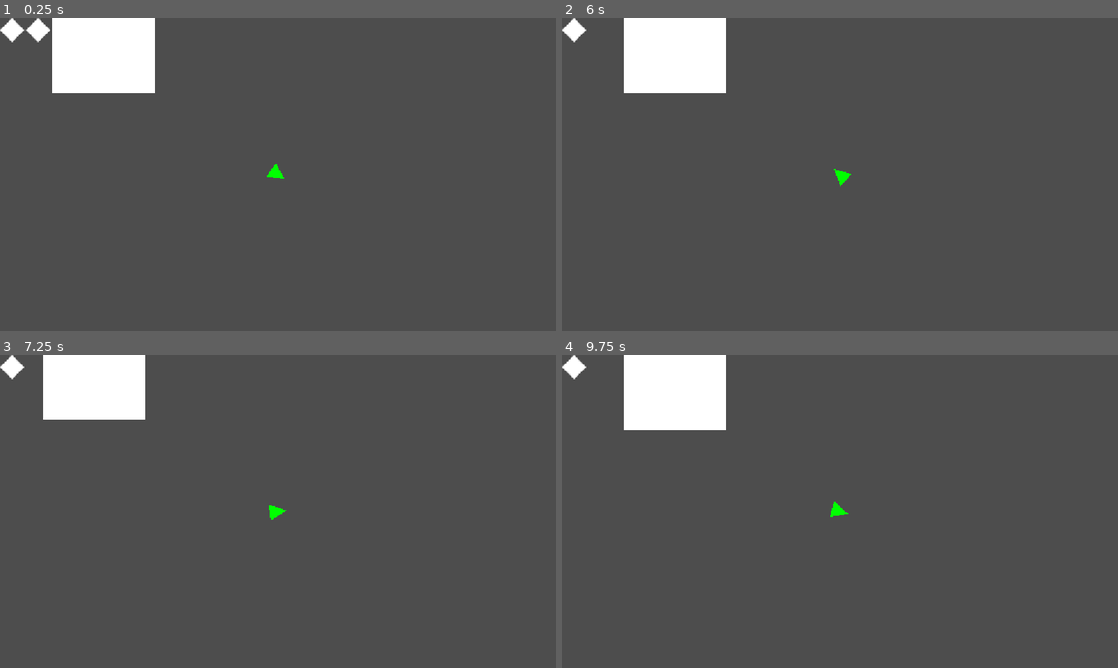
Above: before the commit, frames 1-4 (two rows, left to right).
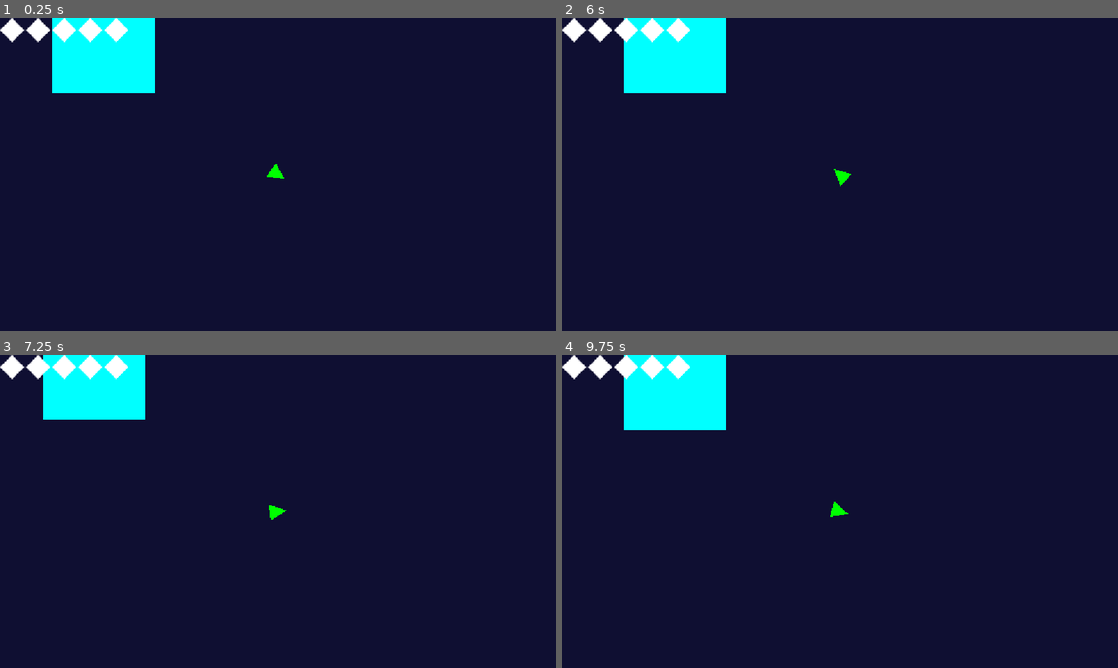
Above: after the commit, the same moments.

Repository: ARIA-source2010/shapez
Game: Godot game, scene res://scenes/main.tscn
The game is run twice, just before and just after one commit, with the same random seed, the same clock (stepped at 60 frames per second) and the same inputs.
Inputs (mouse positions are in pixels of both pictures, inside the frame that each line leads up to):
- Up to frame 1 (0.25 s): no input
- Up to frame 2 (6 s): tap Enter at 0.5, 2, 3.5 s; move the mouse to (962, 158) at 0.52 s; tap A (a) at 0.6, 4.55, 5.1 s; tap Ctrl (ctrl) at 0.8, 1.35, 5.3, 5.85 s; tap Space at 1.25, 2.75, 4.25 s; move the mouse to (728, 190) at 1.27 s; tap D (d) at 1.55, 2.1 s; move the mouse to (895, 105) at 2.02 s; tap S (s) at 2.3, 2.85 s; move the mouse to (812, 237) at 2.77 s; tap Shift (shift) at 3.05, 3.6 s; move the mouse to (1006, 221) at 3.52 s; tap W (w) at 3.8, 4.35 s; move the mouse to (673, 127) at 4.27 s; move the mouse to (867, 174) at 5.02 s; move the mouse to (756, 96) at 5.77 s
- Up to frame 3 (7.25 s): tap D (d) at 6.05, 6.6 s; move the mouse to (400, 495) at 6.52 s; tap S (s) at 6.8 s
- Up to frame 4 (9.75 s): move the mouse to (728, 527) at 7.27 s; tap S (s) at 7.35 s; tap Shift (shift) at 7.55, 8.1 s; move the mouse to (895, 442) at 8.02 s; tap W (w) at 8.3, 8.85 s; move the mouse to (812, 574) at 8.77 s; tap A (a) at 9.05, 9.6 s; move the mouse to (1006, 558) at 9.52 s

The runs differ from the first frame. In frame 1, 99% of the frame differs, in the area x 0-100%, y 0-100%; in frame 2, 99%; in frame 3, 99%; in frame 4, 99%.

Commit message:
finito health bar

Diff:
--- /dev/null
+++ b/mesh_instance_2d.gd
@@ -0,0 +1,17 @@
+extends MeshInstance2D
+
+
+# Called when the node enters the scene tree for the first time.
+func _ready() -> void:
+	pass # Replace with function body.
+
+
+# Called every frame. 'delta' is the elapsed time since the previous frame.
+func _process(delta: float) -> void:
+	pass
+
+
+func _on_area_2d_body_entered(body: Node2D) -> void:
+	if body.is_in_group("player"):
+		GlobalHealth.damage_player(1)
+		print(GlobalHealth.current_hp)
--- a/project.godot
+++ b/project.godot
@@ -93,3 +93,4 @@
 
 textures/canvas_textures/default_texture_filter=2
 rendering_device/driver.windows="d3d12"
+environment/defaults/default_clear_color=Color(0.060552046, 0.0583829, 0.19482368, 1)
--- a/scenes/main.tscn
+++ b/scenes/main.tscn
@@ -3,9 +3,13 @@
 [ext_resource type="Script" uid="uid://d0bktaaw4rdai" path="res://scripts/globals/global_health.gd" id="1_0wfyh"]
 [ext_resource type="PackedScene" uid="uid://dw8170hq1kq56" path="res://scenes/player/player.tscn" id="1_o5qli"]
 [ext_resource type="Script" uid="uid://dtnpxgu6myfw8" path="res://scripts/ui/health_bar.gd" id="3_jyhfs"]
+[ext_resource type="Script" uid="uid://bkckyy13044mu" path="res://mesh_instance_2d.gd" id="3_tbgi4"]
 [ext_resource type="Texture2D" uid="uid://c8p7fnv36suo2" path="res://resources/images/health_point.png" id="4_tbgi4"]
 
 [sub_resource type="QuadMesh" id="QuadMesh_v88j6"]
+
+[sub_resource type="RectangleShape2D" id="RectangleShape2D_blmqk"]
+size = Vector2(1.0065753, 1.0172455)
 
 [node name="main" type="Node2D" unique_id=76861235]
 
@@ -14,13 +18,21 @@
 max_hp = 5
 current_hp = 5
 
-[node name="player" parent="." unique_id=835346114 instance=ExtResource("1_o5qli")]
+[node name="player" parent="." unique_id=835346114 groups=["player"] instance=ExtResource("1_o5qli")]
 position = Vector2(575, 327)
 
 [node name="MeshInstance2D" type="MeshInstance2D" parent="." unique_id=1894768567]
+modulate = Color(0, 1, 1, 1)
 position = Vector2(213.20157, 79.072495)
 scale = Vector2(-212.20157, -157.14499)
 mesh = SubResource("QuadMesh_v88j6")
+script = ExtResource("3_tbgi4")
+
+[node name="Area2D" type="Area2D" parent="MeshInstance2D" unique_id=1008261091]
+
+[node name="CollisionShape2D" type="CollisionShape2D" parent="MeshInstance2D/Area2D" unique_id=298881323]
+scale = Vector2(1, 0.9999999)
+shape = SubResource("RectangleShape2D_blmqk")
 
 [node name="CanvasLayer" type="CanvasLayer" parent="." unique_id=771949087]
 
@@ -64,3 +76,5 @@
 [node name="5" type="TextureRect" parent="CanvasLayer/Control/health_bar" unique_id=1045726587]
 layout_mode = 2
 texture = ExtResource("4_tbgi4")
+
+[connection signal="body_entered" from="MeshInstance2D/Area2D" to="MeshInstance2D" method="_on_area_2d_body_entered"]
--- a/scripts/globals/global_health.gd
+++ b/scripts/globals/global_health.gd
@@ -23,6 +23,11 @@
 	else :
 		kill_player()
 
+func heal_player (heal_vlaue : int) :
+	if current_hp > 0:
+		current_hp += heal_vlaue
+	else :
+		kill_player()
 
 func kill_player () :
 	get_tree().quit()
--- a/scripts/player/player.gd
+++ b/scripts/player/player.gd
@@ -4,13 +4,12 @@
 
 
 func _physics_process(_delta: float) -> void:
+	%health_bar.update_health(GlobalHealth.current_hp)
 
-	#
-	if Input.is_action_just_pressed("ctrl"):
-		GlobalHealth.damage_player(1)
-		%health_bar.update_health(GlobalHealth.current_hp)
+	# CURE PLAYER
+	if Input.is_action_just_pressed("shift"):
+		GlobalHealth.heal_player(1)
 		print(GlobalHealth.current_hp)
-	#
 
 	look_at(get_global_mouse_position())
 
Not shown, added: mesh_instance_2d.gd.uid
